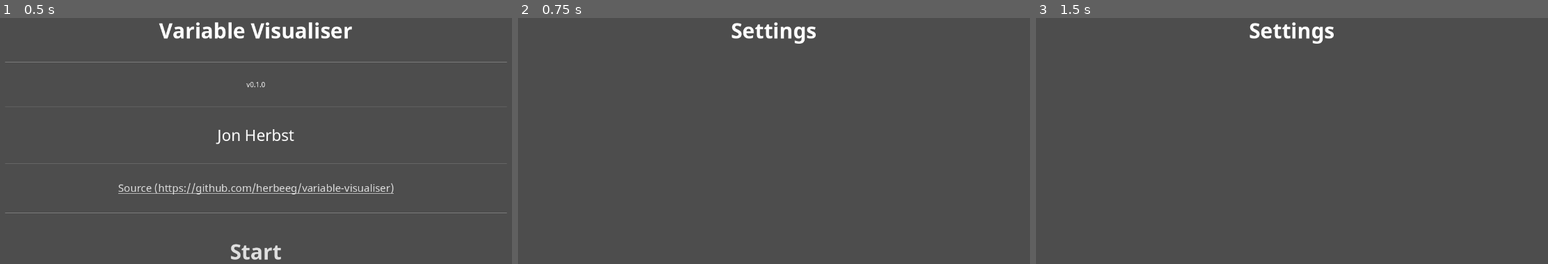
Above: before the commit, frames 1-3 (left to right).
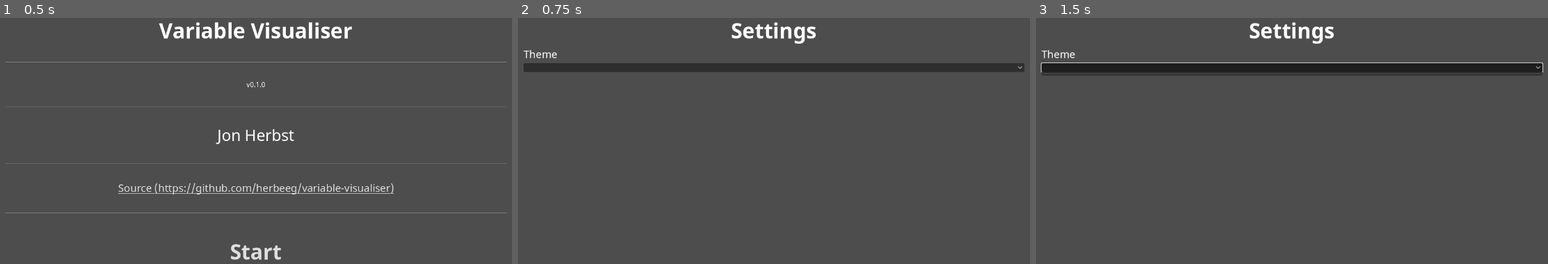
Above: after the commit, the same moments.

Repository: herbeeg/variable-visualiser
Game: Godot game, scene res://variable-visualiser/Root.tscn
Two runs of this game, one before a commit and one after it. Both use one fixed random seed, a clock stepped at 60 frames per second and the inputs below.
Inputs (mouse positions are in pixels of both pictures, inside the frame that each line leads up to):
- Up to frame 1 (0.5 s): no input
- Up to frame 2 (0.75 s): click "Start" at 0.5 s
- Up to frame 3 (1.5 s): click (1292, 67) at 1.27 s

Frame 1 is identical in both runs. In frame 2, 3.4% of the frame differs, in the area x 1-99%, y 12-22%; in frame 3, 4.5%, in the area x 0-100%, y 12-24%.

Commit message:
Begin mapping out settings scene layout

Diff:
--- a/variable-visualiser/UI/Settings.tscn
+++ b/variable-visualiser/UI/Settings.tscn
@@ -1,6 +1,7 @@
-[gd_scene load_steps=2 format=3 uid="uid://cawd2pq05f5c8"]
+[gd_scene load_steps=3 format=3 uid="uid://cawd2pq05f5c8"]
 
 [ext_resource type="FontFile" uid="uid://b6ahe2cavd1lv" path="res://variable-visualiser/Assets/Fonts/NotoSans-Bold.ttf" id="1_7v3rw"]
+[ext_resource type="FontFile" uid="uid://ccs47sgkgku4n" path="res://variable-visualiser/Assets/Fonts/NotoSans-Regular.ttf" id="2_0e6ah"]
 
 [node name="Settings" type="MarginContainer"]
 anchors_preset = 15
@@ -20,3 +21,15 @@
 theme_override_fonts/font = ExtResource("1_7v3rw")
 theme_override_font_sizes/font_size = 48
 text = "Settings"
+
+[node name="SettingsListContainer" type="VBoxContainer" parent="SettingsStackContainer"]
+layout_mode = 2
+
+[node name="Label" type="Label" parent="SettingsStackContainer/SettingsListContainer"]
+layout_mode = 2
+theme_override_fonts/font = ExtResource("2_0e6ah")
+theme_override_font_sizes/font_size = 24
+text = "Theme"
+
+[node name="OptionButton" type="OptionButton" parent="SettingsStackContainer/SettingsListContainer"]
+layout_mode = 2
